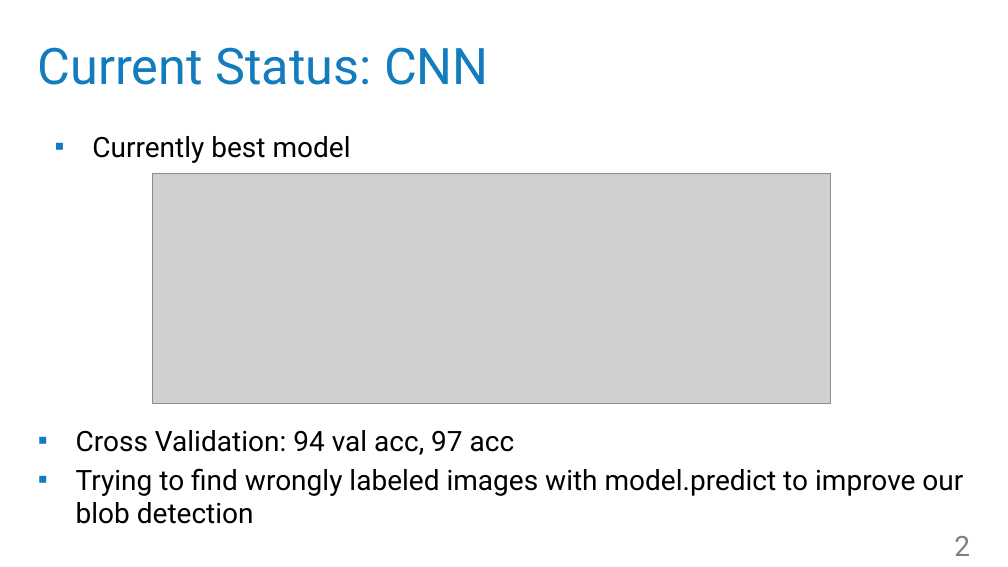
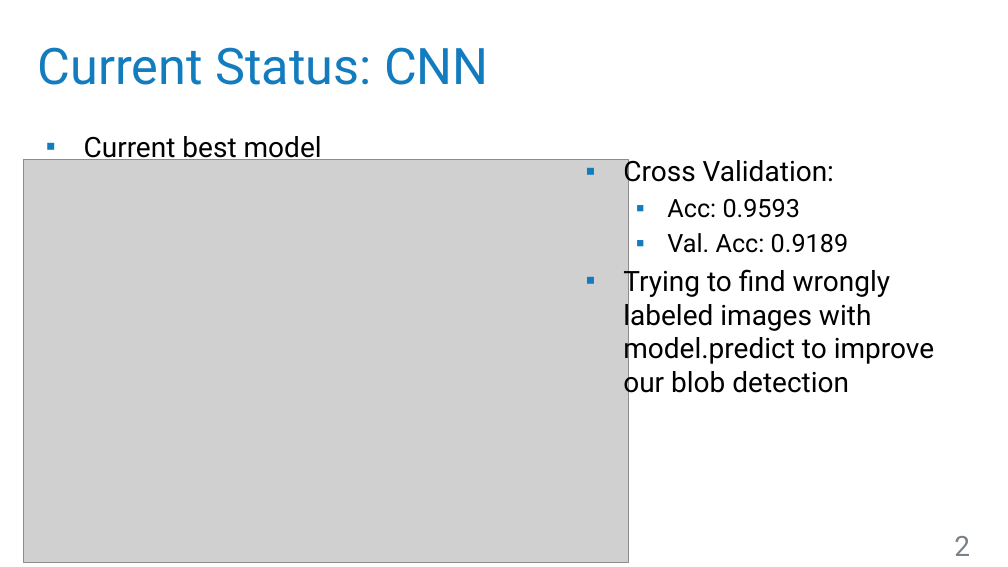
Before and after one commit to robsch94/FaPraKnuckleInput, a slide deck: slide 2 of Presentations/Januar22Presentation.pptx. Drawn at 1008x567 pixels with LibreOffice and Linux fonts; fonts in the diff are those of the drawing; grey boxes stand for pictures; background and template pictures are left out. Boxes give left, top, right and bottom in pixels: in the first picture for what was removed or moved away, otherwise in the second. Text is boxed around its words. In the diff, an @@ line names an element or a change of style, - is before the commit and + after.

```diff
--- a/Presentations/Januar22Presentation.pptx
+++ b/Presentations/Januar22Presentation.pptx
@@ text "Cross Validation:": place and size @@
-text "Cross Validation:" at (76,430,963,524)
+text "Cross Validation:" at (623,159,934,399)
@@ text at (84,136,322,164): text changed @@
-▪ Currently best model
+▪ Current best model
@@ picture added at (24,159,629,562) @@
@@ picture removed at (152,173,831,403) @@
@@ text at (623,159,848,253): text changed; size 20 to 18 pt @@
-▪ Cross Validation: 94 val acc, 97 acc
+▪ Cross Validation:
+  ▪ Acc: 0.9593
+  ▪ Val. Acc: 0.9189
```
Also in this commit, not shown: 1 other slide changed, 1 other file.
